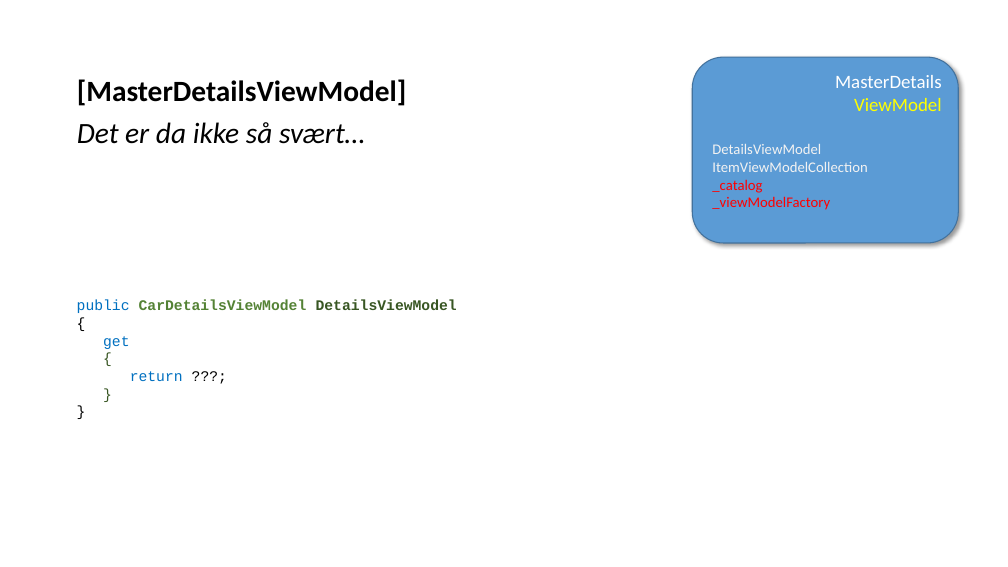
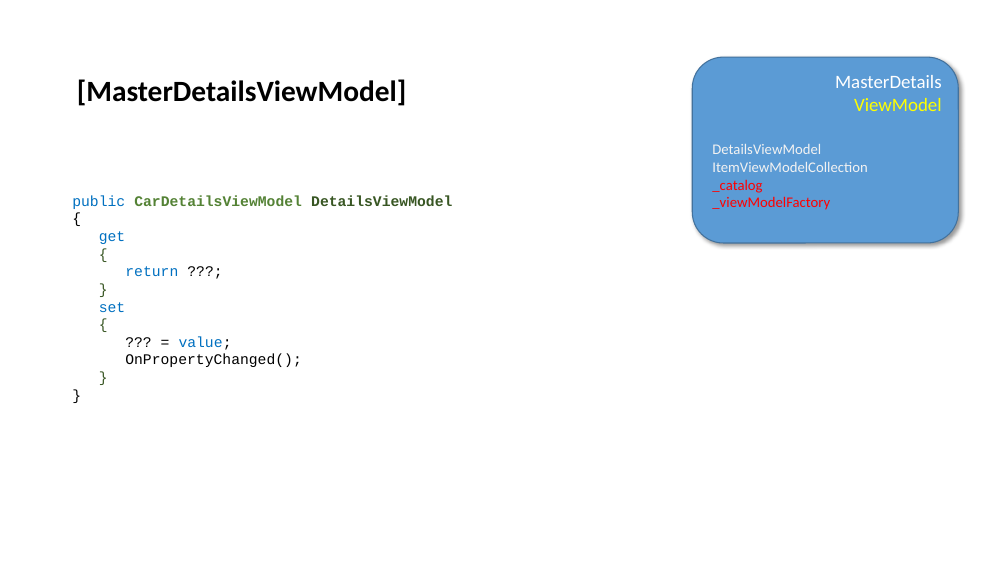
Before and after one commit to perl-easj/Teaching-materials, a slide deck: slide 21 of CSharpProgramming/Presentations/MVVM ViewModel Klasser.pptx. Drawn at 1008x567 pixels with LibreOffice and Linux fonts; fonts in the diff are those of the drawing. Boxes give left, top, right and bottom in pixels: in the first picture for what was removed or moved away, otherwise in the second. Text is boxed around its words. In the diff, an @@ line names an element or a change of style, - is before the commit and + after.

Commit message:
Significant changes in materials relating to Data Binding and MVVM
Introduction and use of RelayCommand class (contains parameters of
function-types) has been removed.
The class MasterViewModel has been removed, and its functionality is now
part of MasterDetailsViewModel class

```diff
--- a/CSharpProgramming/Presentations/MVVM ViewModel Klasser.pptx
+++ b/CSharpProgramming/Presentations/MVVM ViewModel Klasser.pptx
@@ text at (77,122,365,144): paragraph removed @@
-Det er da ikke så svært…
@@ text at (72,195,452,367): paragraph added @@
+}
@@ text "public CarDetailsViewModel DetailsViewModel": place and size @@
-text "public CarDetailsViewModel DetailsViewModel" at (77,300,457,381)
+text "public CarDetailsViewModel DetailsViewModel" at (72,195,452,367)
@@ text "public CarDetailsViewModel DetailsViewModel" at (72,195,452,367): text colour #000000 to #385723 in "}" @@
@@ text at (99,302,302,367): paragraphs added @@
+set
+{
+??? = value;
+OnPropertyChanged();
```
Also in this commit, not shown: 11 other slides changed, 1 slide added, 2 other files.
